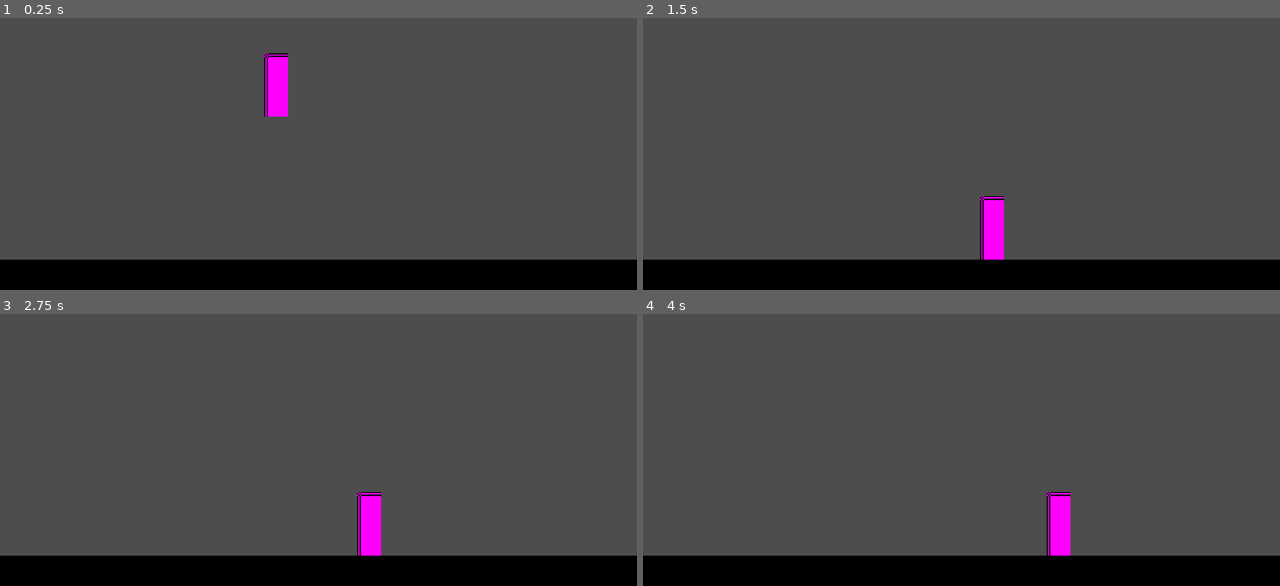
Above: before the commit, frames 1-4 (two rows, left to right).
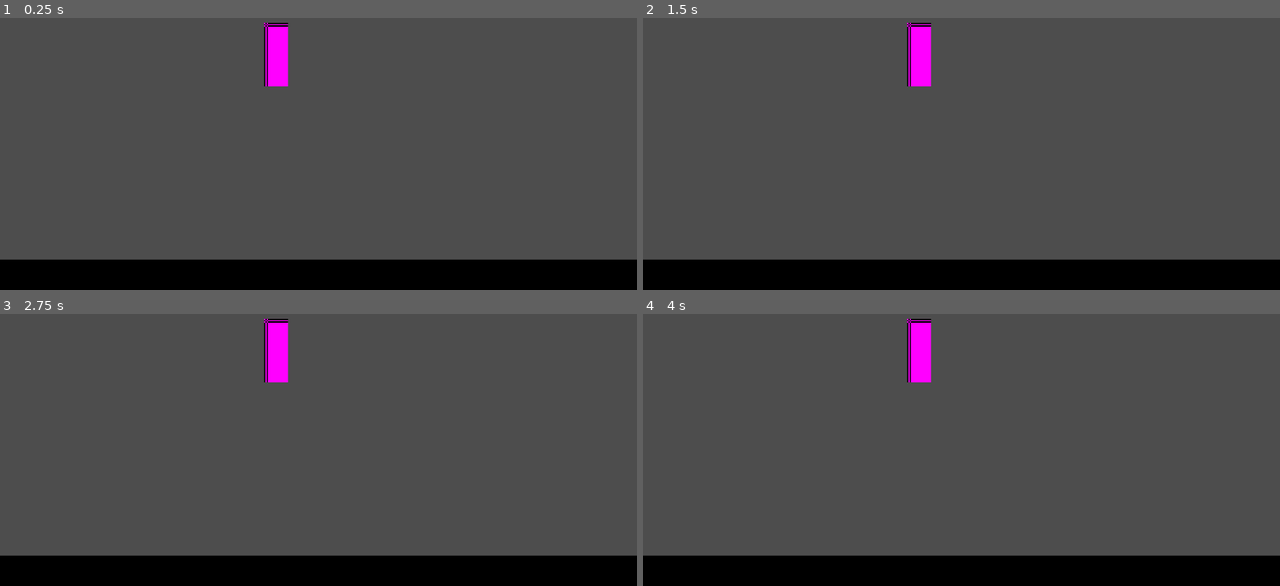
Above: after the commit, the same moments.

Repository: glucosecitric/heiandixiacheng
Game: Godot game, scene res://playground.tscn
Two runs of this game, one before a commit and one after it. Both use one fixed random seed, a clock stepped at 60 frames per second and the inputs below.
Inputs:
- Up to frame 1 (0.25 s): no input
- Up to frame 2 (1.5 s): hold D (right) 0.53-1.28 s; hold A (left) from 1.28 s (still down)
- Up to frame 3 (2.75 s): release A (left) at 2.03 s; hold D (right) from 2.03 s (still down)
- Up to frame 4 (4 s): release D (right) at 3.53 s; hold A (left) from 3.53 s (still down)

The runs differ from the first frame. In frame 1, 0.9% of the frame differs, in the area x 41-46%, y 1-37%; in frame 2, 1.8%; in frame 3, 1.8%, in the area x 41-60%, y 1-89%; in frame 4, 1.8%.

Commit message:
为玩家添加状态机管理并修正状态变量命名

Diff:
--- a/player/player.tscn
+++ b/player/player.tscn
@@ -1,6 +1,7 @@
 [gd_scene format=3 uid="uid://qsrb0y22iklp"]
 
 [ext_resource type="Script" uid="uid://cdu0dos3o8ure" path="res://player/scripts/player.gd" id="1_oul6g"]
+[ext_resource type="Script" uid="uid://cb3i2ba6mw7ir" path="res://player/states/00_player_state.gd" id="2_rkbax"]
 
 [sub_resource type="PlaceholderTexture2D" id="PlaceholderTexture2D_e8yxj"]
 size = Vector2(18, 48)
@@ -18,3 +19,11 @@
 [node name="CollisionShape2D" type="CollisionShape2D" parent="." unique_id=290680874]
 position = Vector2(0, -24)
 shape = SubResource("RectangleShape2D_e8yxj")
+
+[node name="States" type="Node" parent="." unique_id=1400930415]
+
+[node name="Idle" type="Node" parent="States" unique_id=970749829]
+script = ExtResource("2_rkbax")
+
+[node name="Run" type="Node" parent="States" unique_id=1016486627]
+script = ExtResource("2_rkbax")
--- a/player/scripts/player.gd
+++ b/player/scripts/player.gd
@@ -1,17 +1,66 @@
 class_name Player extends CharacterBody2D
+
+var direction : Vector2 = Vector2.ZERO
+var gravity = 880
+
+#region #状态机的变量
+var states : Array[ PlayerState ]
+#目前状态
+var current_state : PlayerState :
+	get : return states.front()
+#上一个状态
+var pervious_state : PlayerState :
+	get : return states[ 1 ]
+#endregion
+
+func _ready() -> void:
+	initialize_states()
+	pass
 
 func _process(delta: float) -> void:
 	pass
 
+func _physics_process(_delta: float) -> void:
 
-func _physics_process(_delta: float) -> void:
-	velocity.x = 0.0
-	if Input.is_action_pressed("left"):
-		velocity.x = -100
-	elif Input.is_action_pressed("right"):
-		velocity.x = 100
+#region  被注释的运动代码
+	#velocity.x = 0.0
+	#if Input.is_action_pressed("left"):
+		#velocity.x = -100
+	#elif Input.is_action_pressed("right"):
+		#velocity.x = 100
+#
+	#velocity.y += 690 * _delta
+	#move_and_slide()
+#endregion
+	pass
 
+func initialize_states() -> void :
+	states = []
+	for c in $States.get_children():
+		if c is PlayerState:
+			states.append( c )
+			c.player = self
+		pass
+	if states.size() == 0:
+		return
 
-	velocity.y += 690 * _delta
-	move_and_slide()
+	for state in states :
+		state.init()
+
+	current_state.enter()
+	change_state( current_state )
 	pass
+
+func change_state( new_state : PlayerState ):
+	if new_state == null :
+		return
+	elif new_state == current_state :
+		return
+
+	if current_state :
+		current_state.exit()
+
+	states.push_front( new_state )
+	current_state.enter()
+	states.resize( 4 )
+	pass
--- a/player/states/00_player_state.gd
+++ b/player/states/00_player_state.gd
@@ -4,7 +4,7 @@
 
 #endregion
 
-var palyer : Player
+var player : Player
 var next_state : PlayerState
 
 func init() -> void:
